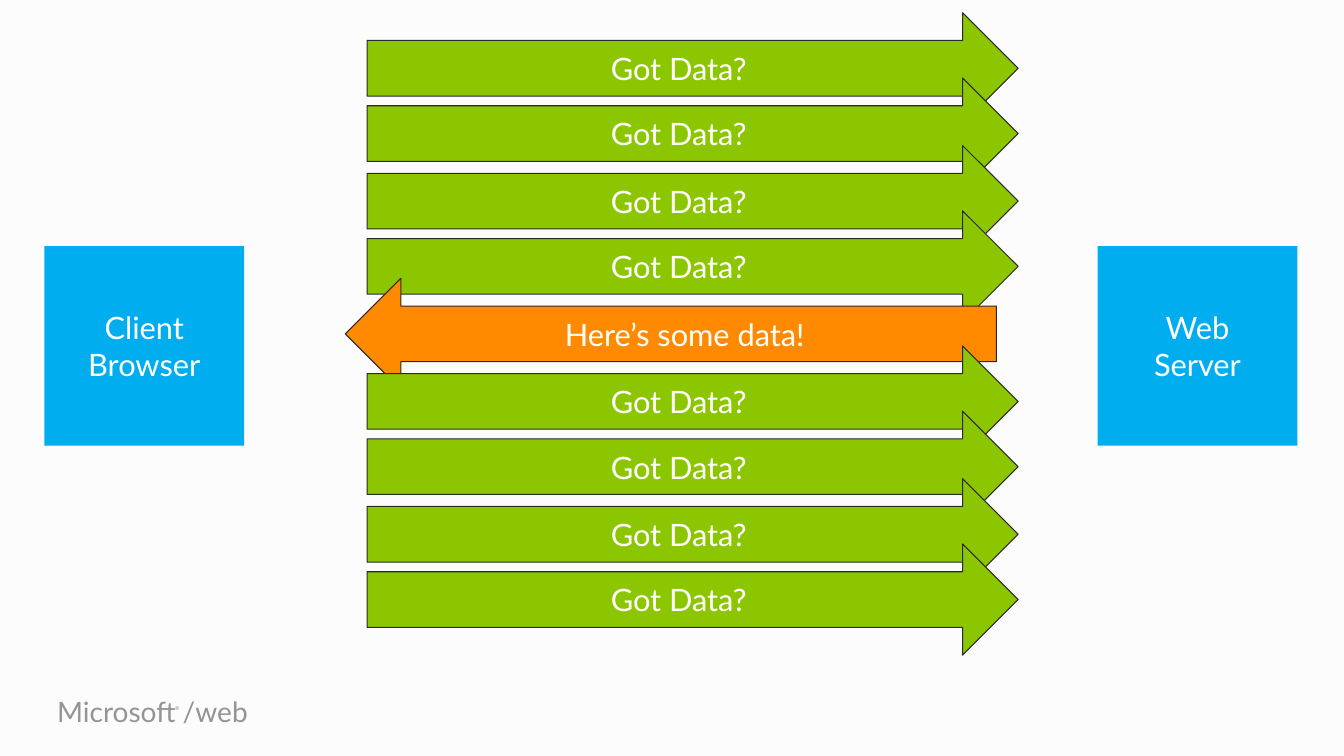
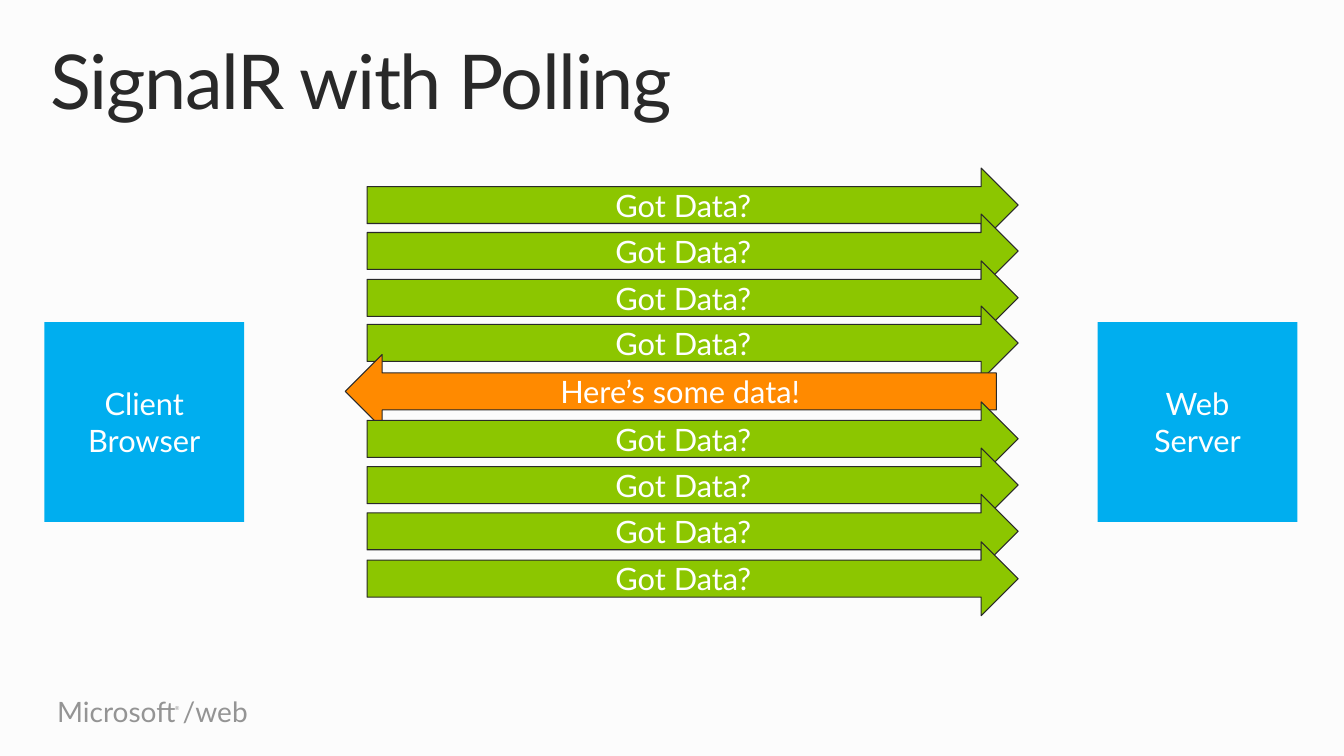
Before and after one commit to Microsoft-Web/PRESENTATION-RealtimeCommunicationsWithSignalR, a slide deck: slide 7 of RealtimeCommunicationsWithSignalR.pptx (slide 6 before the commit). Drawn at 1344x756 pixels with LibreOffice and Linux fonts; fonts in the diff are those of the drawing. Boxes give left, top, right and bottom in pixels: in the first picture for what was removed or moved away, otherwise in the second. Text is boxed around its words. In the diff, an @@ line names an element or a change of style, - is before the commit and + after.

Commit message:
more work on deck

```diff
--- a/RealtimeCommunicationsWithSignalR.pptx
+++ b/RealtimeCommunicationsWithSignalR.pptx
@@ title added at [50,53,672,123], 54 pt, text #292929 @@
+SignalR with Polling
@@ right arrow "Got Data?": place and size @@
-right arrow "Got Data?" at [367,13,1018,124]
+right arrow "Got Data?" at [367,168,1018,242]
@@ right arrow "Got Data?": place and size @@
-right arrow "Got Data?" at [367,78,1018,189]
+right arrow "Got Data?" at [367,214,1018,287]
@@ right arrow "Got Data?": place and size @@
-right arrow "Got Data?" at [367,145,1018,256]
+right arrow "Got Data?" at [367,261,1018,335]
@@ rectangle "Client Browser": place and size @@
-rectangle "Client Browser" at [44,246,244,446]
+rectangle "Client Browser" at [44,323,244,522]
@@ right arrow "Got Data?": place and size @@
-right arrow "Got Data?" at [367,211,1018,322]
+right arrow "Got Data?" at [367,307,1018,380]
@@ rectangle "Web Server": place and size @@
-rectangle "Web Server" at [1098,246,1298,446]
+rectangle "Web Server" at [1098,323,1298,522]
@@ right arrow "Here’s some data!": place and size @@
-right arrow "Here’s some data!" at [345,278,996,389]
+right arrow "Here’s some data!" at [345,355,996,429]
@@ right arrow "Got Data?": place and size @@
-right arrow "Got Data?" at [367,346,1018,457]
+right arrow "Got Data?" at [367,402,1018,476]
@@ right arrow "Got Data?": place and size @@
-right arrow "Got Data?" at [367,411,1018,522]
+right arrow "Got Data?" at [367,449,1018,522]
@@ right arrow "Got Data?": place and size @@
-right arrow "Got Data?" at [367,479,1018,590]
+right arrow "Got Data?" at [367,494,1018,568]
@@ right arrow "Got Data?": place and size @@
-right arrow "Got Data?" at [367,544,1018,655]
+right arrow "Got Data?" at [367,541,1018,615]
```
Also in this commit, not shown: 1 other slide changed, 4 slides added, 1 other file.
